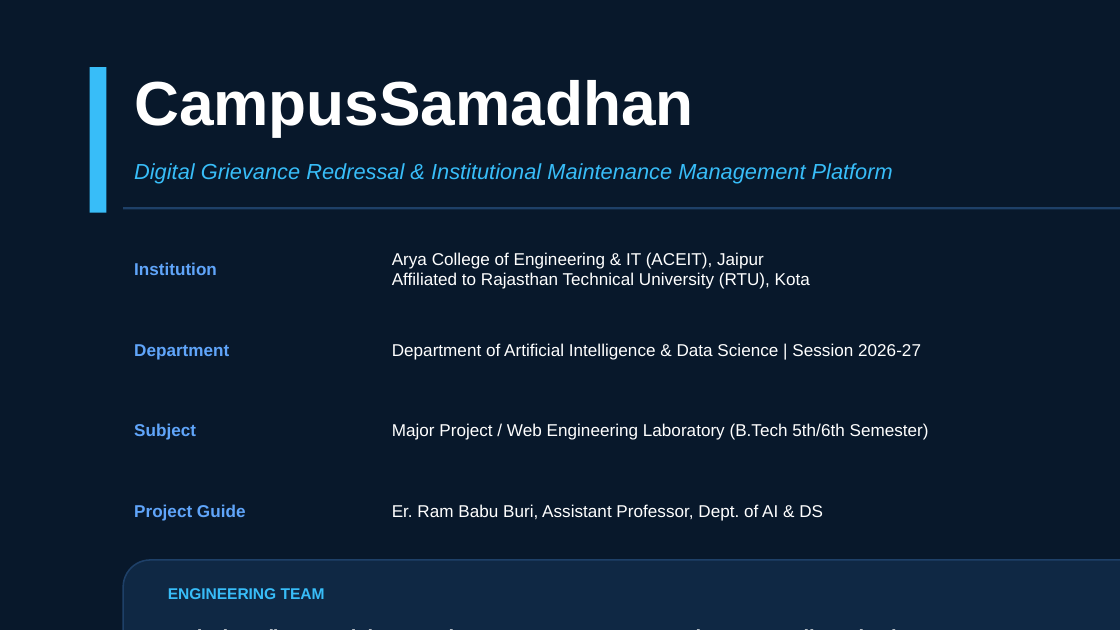
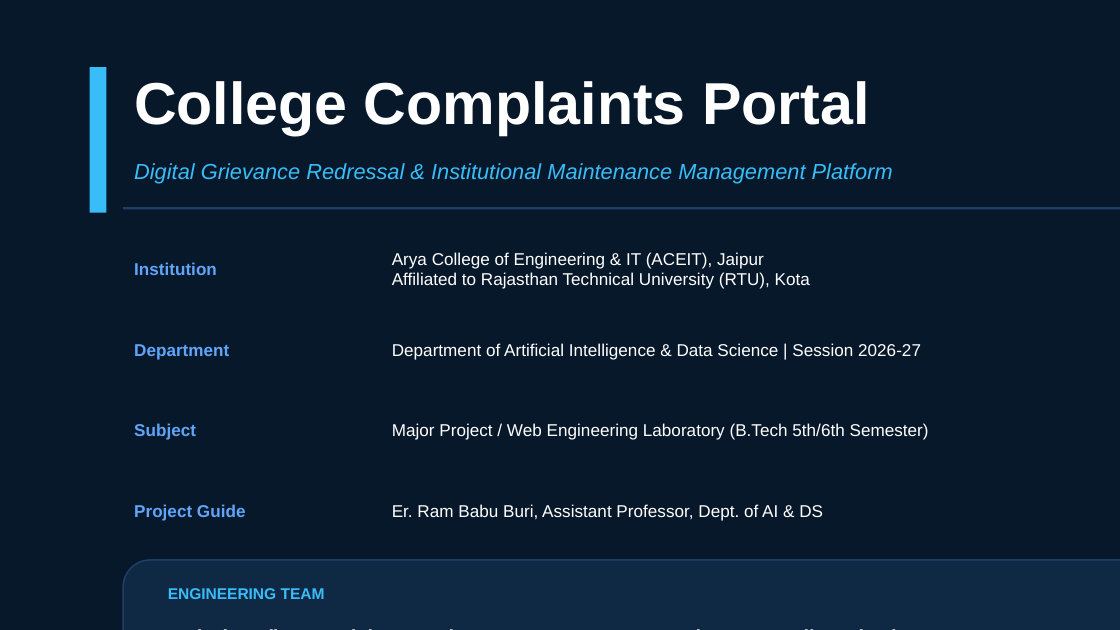
Before and after one commit to jatinbaghel7014-tech/collage-complaints-portal, a slide deck: slide 1 of College_Complaints_Portal_Presentation.pptx. Drawn at 1120x630 pixels with LibreOffice and Linux fonts; fonts in the diff are those of the drawing. Boxes give left, top, right and bottom in pixels: in the first picture for what was removed or moved away, otherwise in the second. Text is boxed around its words. In the diff, an @@ line names an element or a change of style, - is before the commit and + after.

Commit message:
Rename project to College Complaints Portal across all app, PPT, PDF, and docs

```diff
--- a/College_Complaints_Portal_Presentation.pptx
+++ b/College_Complaints_Portal_Presentation.pptx
@@ text at [134, 81, 870, 135]: text changed; size 40 to 38 pt @@
-CampusSamadhan
+College Complaints Portal
```
Also in this commit, not shown: 11 other slides changed, 7 other files.
